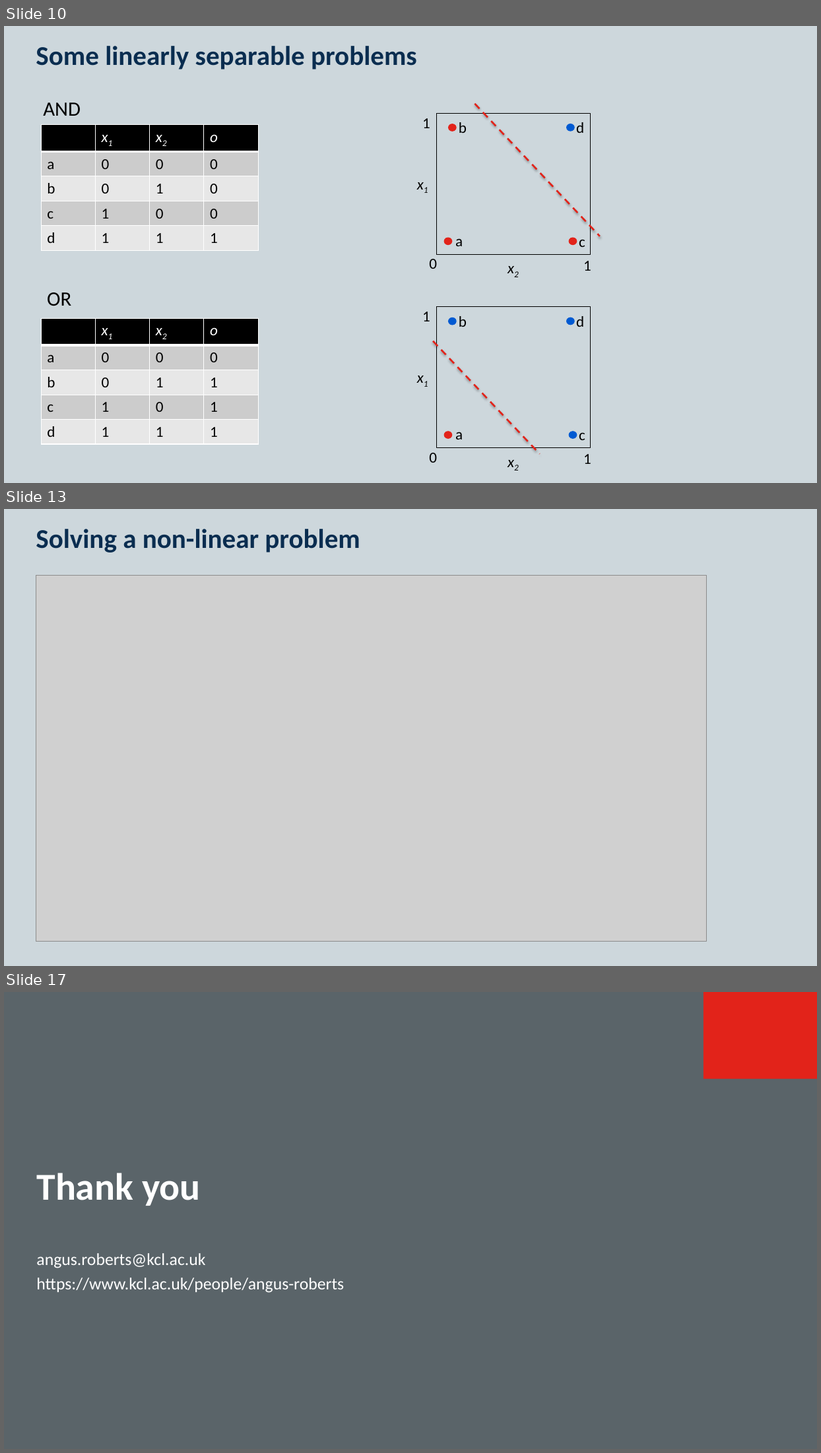
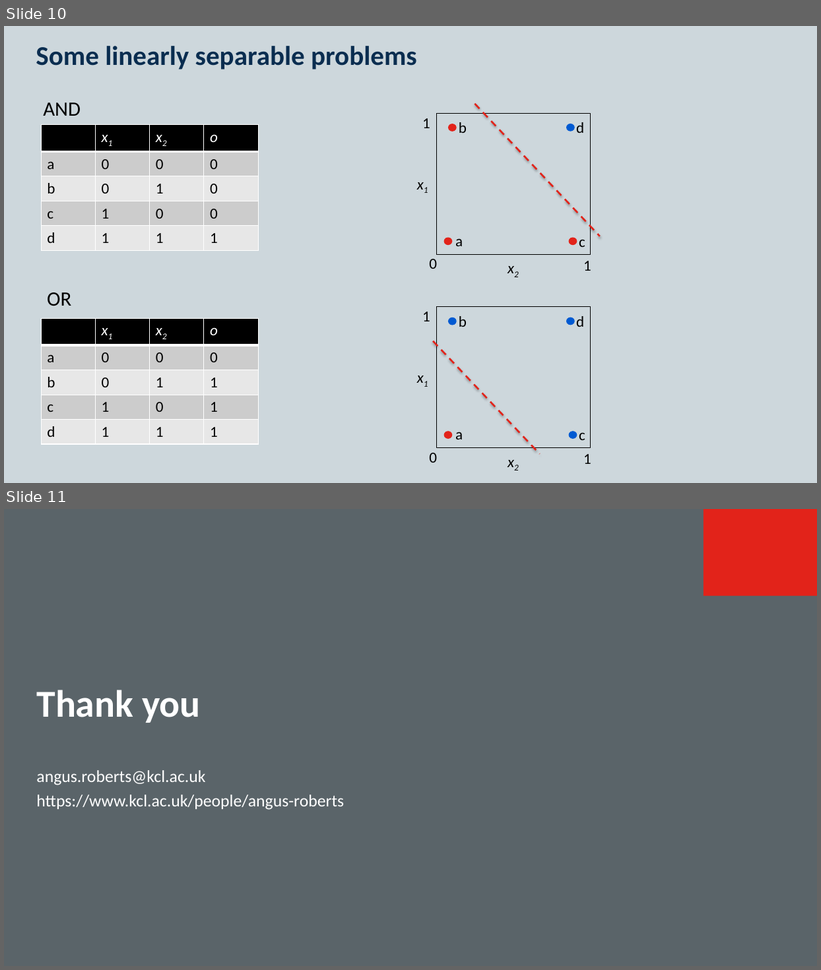
Before and after one commit to KCL-Health-NLP/nlp_youth_awards, a slide deck: presentations/neural-networks.pptx. Shown one above the other, each under a label of ours: slides 10, 13 and 17 before the commit, slides 10 and 11 after it; the slides between them are not shown. The pictures are 821x1453 and 821x970 pixels, drawn with LibreOffice and Linux fonts; fonts in the diff are those of the drawing; grey boxes stand for pictures; background and template pictures are left out. Boxes give left, top, right and bottom in pixels: in the first picture for what was removed or moved away, otherwise in the second. Text is boxed around its words. In the diff, an @@ line names an element or a change of style, - is before the commit and + after.

```diff
--- a/presentations/neural-networks.pptx
+++ b/presentations/neural-networks.pptx
@@ slide 13 removed at (4,509,817,966), background #CDD7DC; not listed: 2 template elements that a slide beside it also shows @@
@@ title removed at (36,529,360,553) @@
-Solving a non-linear problem
@@ picture removed at (36,576,707,942) @@
@@ what was slide 17 is now slide 11 @@
```
Also in this commit, not shown: 5 other slides removed.
